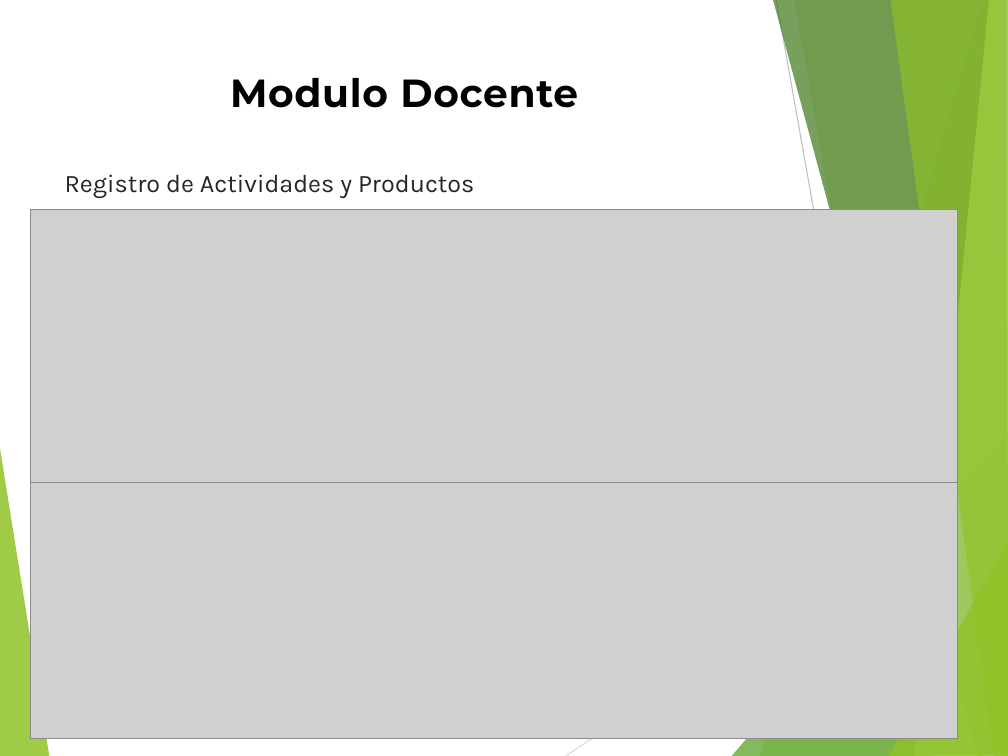
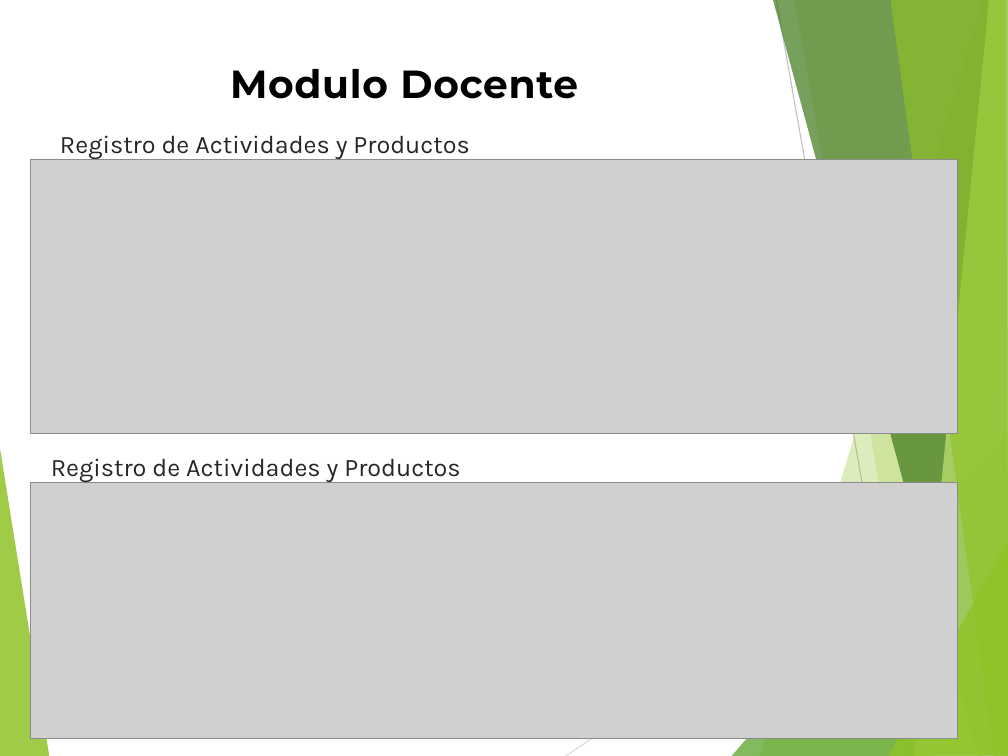
Before and after one commit to andy645jh/ProyectoGrado, a slide deck: slide 9 of extras/docs/rdc_presentacion.pptx. Drawn at 1008x756 pixels with LibreOffice and Linux fonts; fonts in the diff are those of the drawing; grey boxes stand for pictures. Boxes give left, top, right and bottom in pixels: in the first picture for what was removed or moved away, otherwise in the second. Text is boxed around its words. In the diff, an @@ line names an element or a change of style, - is before the commit and + after.

```diff
--- a/extras/docs/rdc_presentacion.pptx
+++ b/extras/docs/rdc_presentacion.pptx
@@ text "Modulo Docente": place and size @@
-text "Modulo Docente" at box(230, 78, 578, 108)
+text "Modulo Docente" at box(230, 69, 578, 99)
@@ text "Registro de Actividades y Productos": place and size @@
-text "Registro de Actividades y Productos" at box(65, 174, 474, 198)
+text "Registro de Actividades y Productos" at box(60, 135, 469, 159)
@@ picture: place and size @@
-picture at box(30, 210, 958, 483)
+picture at box(30, 160, 958, 433)
@@ text added at box(51, 458, 460, 482), 18 pt, text #262626 @@
+Registro de Actividades y Productos
```
Also in this commit, not shown: 8 other slides changed.
